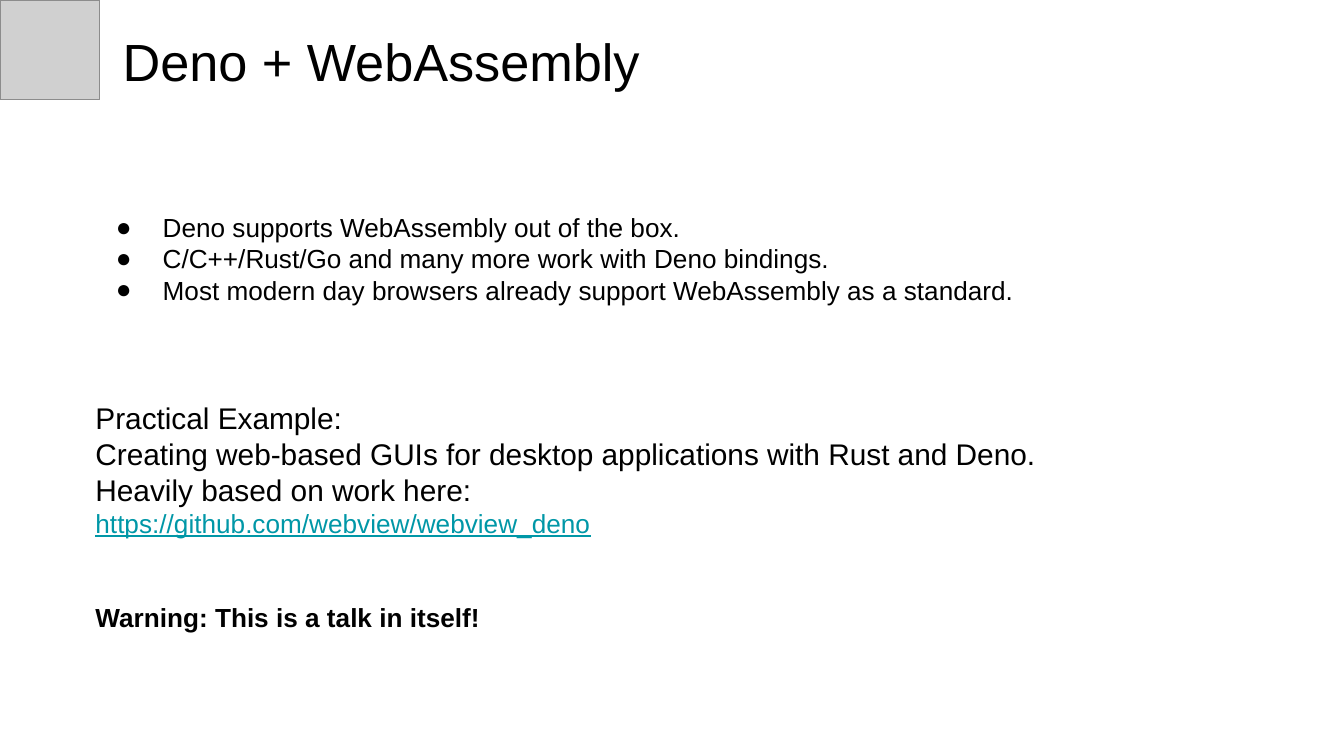
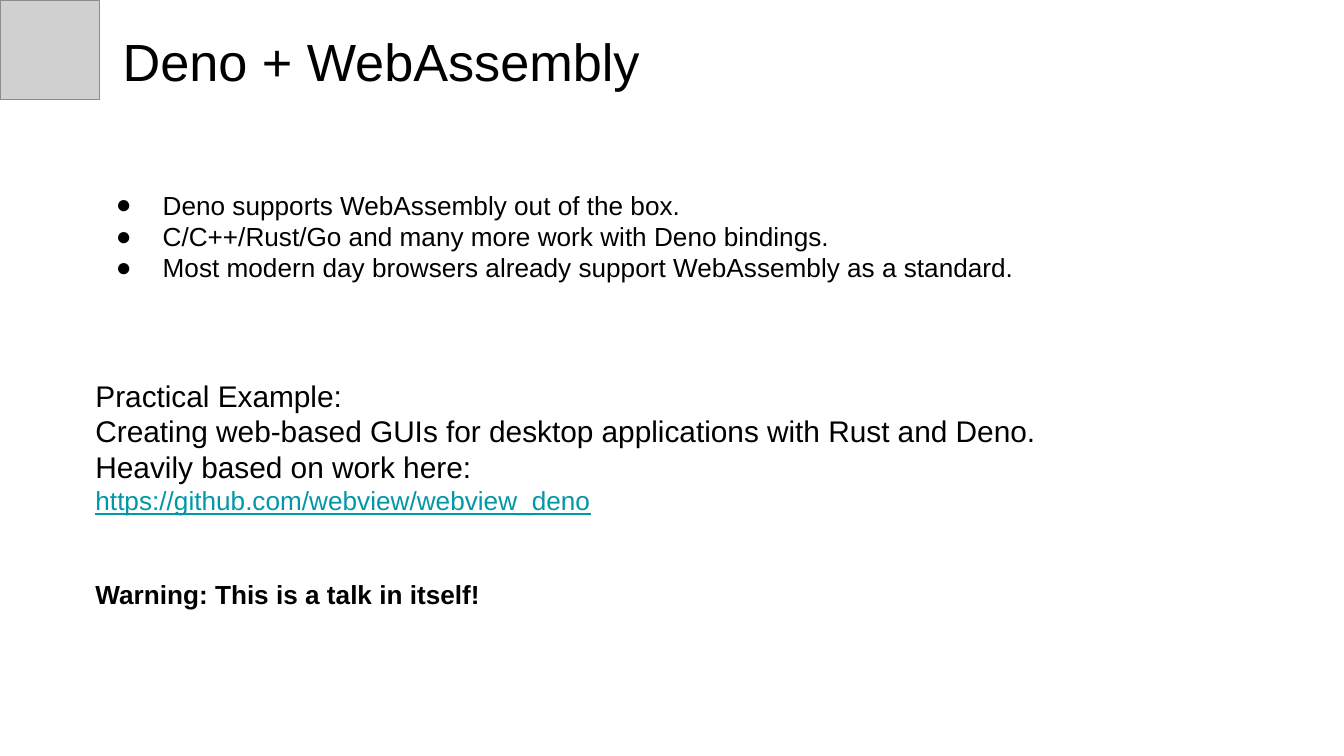
Before and after one commit to michaelachrisco/deno-developer-talk, a slide deck: slide 9 of Introduction to Deno.pptx. Drawn at 1344x756 pixels with LibreOffice and Linux fonts; fonts in the diff are those of the drawing; grey boxes stand for pictures. Boxes give left, top, right and bottom in pixels: in the first picture for what was removed or moved away, otherwise in the second. Text is boxed around its words. In the diff, an @@ line names an element or a change of style, - is before the commit and + after.

```diff
--- a/Introduction to Deno.pptx
+++ b/Introduction to Deno.pptx
@@ text "Deno supports WebAssembly out of ...": place and size @@
-text "Deno supports WebAssembly out of ..." at [95,218,1035,633]
+text "Deno supports WebAssembly out of ..." at [95,196,1035,610]
```
Also in this commit, not shown: 7 other slides changed, 4 slides added, 1 other file.
